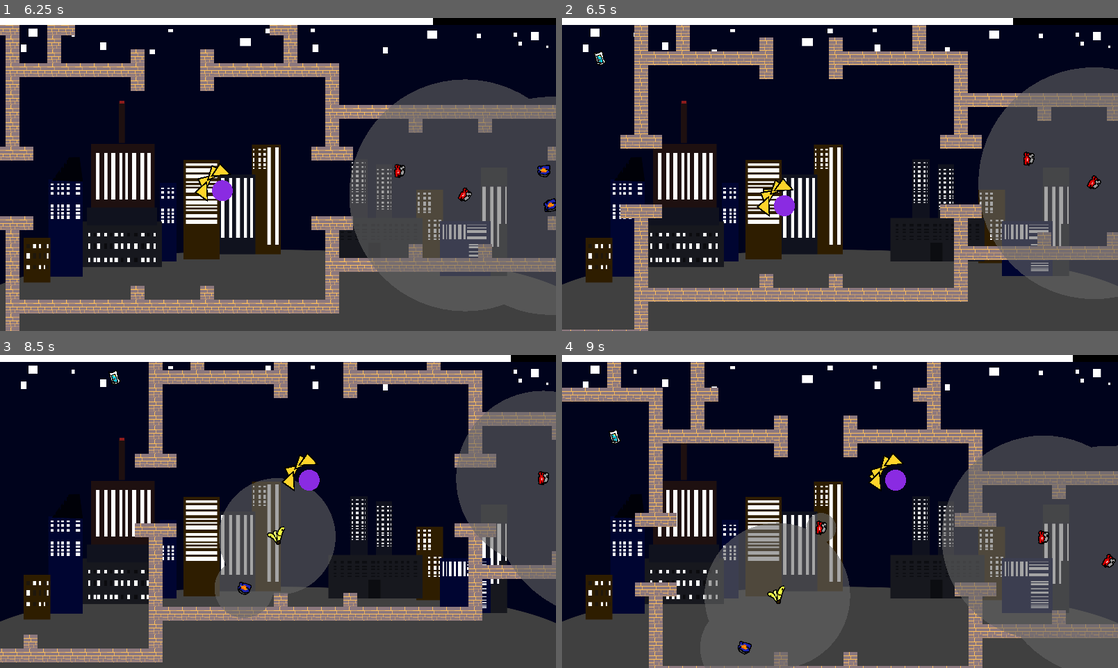
Above: before the commit, frames 1-4 (two rows, left to right).
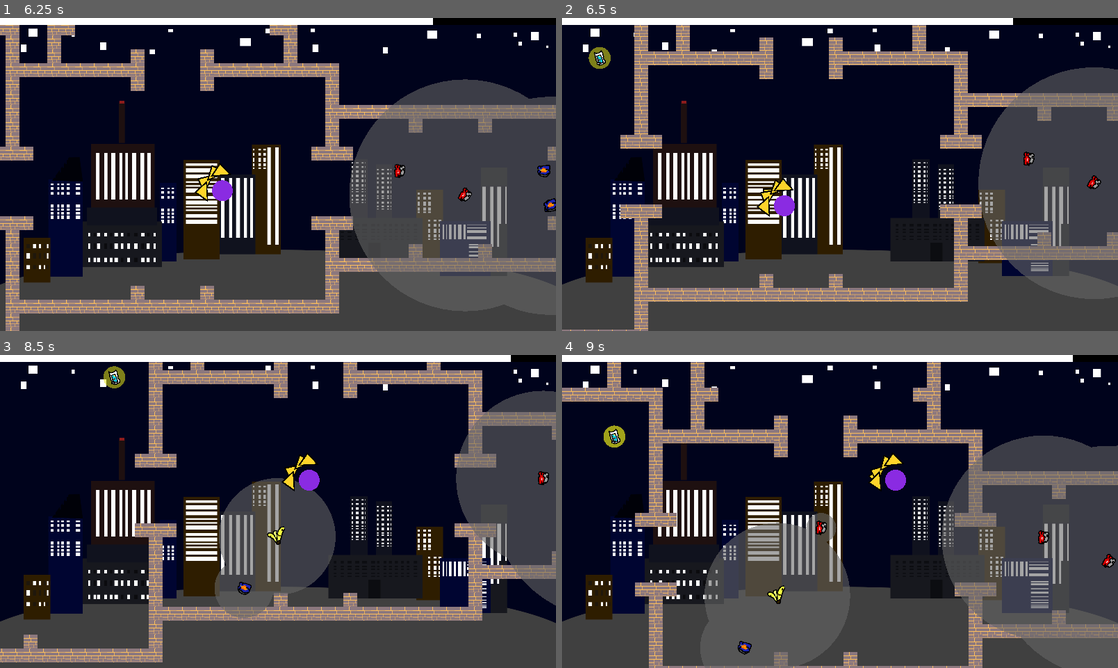
Above: after the commit, the same moments.

Repository: RainbowAsteroids/roll-with-the-pollution
Game: Godot game, scene res://UI/MainMenu.tscn
The game is run twice, just before and just after one commit, with the same random seed, the same clock (stepped at 60 frames per second) and the same inputs.
Inputs:
- Up to frame 1 (6.25 s): click "Play" at 0.5 s; tap Enter at 1.25 s; hold D (move_right) 1.28-2.03 s; hold S (move_down) 2.03-2.78 s; hold D (move_right) 2.78-3.53 s; hold W (move_up) 3.53-4.28 s; hold A (move_left) 4.28-5.78 s; hold S (move_down) from 5.78 s (still down)
- Up to frame 2 (6.5 s): keep holding S (move_down)
- Up to frame 3 (8.5 s): release S (move_down) at 6.53 s; hold D (move_right) 6.53-7.28 s; hold W (move_up) 7.28-8.03 s; hold D (move_right) from 8.03 s (still down)
- Up to frame 4 (9 s): release D (move_right) at 8.78 s; hold S (move_down) from 8.78 s (still down)

Frame 1 is identical in both runs. In frame 2, 0.2% of the frame differs, in the area x 4-9%, y 9-17%; in frame 3, 0.2%; in frame 4, 0.2%.

Commit message:
Made collectables more visible

Diff:
--- a/Collectable/Collectable.gd
+++ b/Collectable/Collectable.gd
@@ -1,7 +1,13 @@
 extends Area2D
 class_name Collectable
 
-var collected = false
+const initial_alpha := 0.5
+
+var collected := false
+var alpha := initial_alpha
+
+func _draw():
+    draw_circle(Vector2(), 38, Color(0.9,0.9,0.1,alpha))
 
 func _ready():
     var images := [
@@ -15,8 +21,16 @@
     sprite.rotation_degrees = 360 * randf()
     add_child(sprite)
 
+    var tween = create_tween()
+    tween.tween_property(self, "alpha", 1, 1)
+    tween.tween_property(self, "alpha", initial_alpha, 1)
+    tween.set_loops()
+
 func _on_body_entered(player: Player):
     if not collected and player:
         player.collected_collectable(self)
         collected = true
         visible = false
+
+func _process(delta):
+    queue_redraw()
